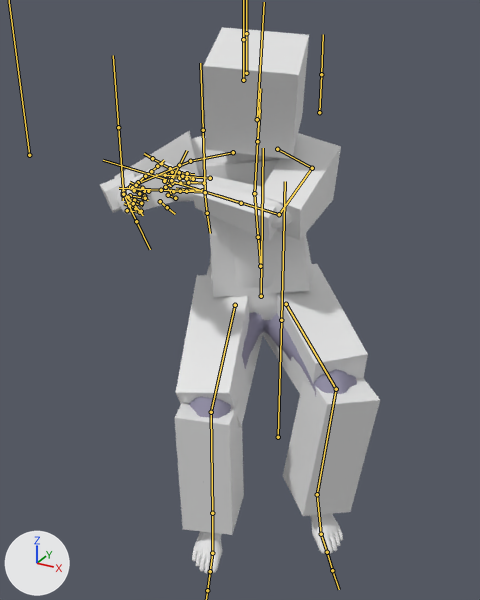
Two versions of the FBX model care-up/Assets/Resources/Models/patient.fbx, one commit apart.
Camera for both pictures: a 50 mm camera at (0.904, -1.952, 1.52) aimed at (0.027, -0.356, 0.722). Arrows for +X, +Y and +Z are at lower left; the lights stay in place. Both versions are drawn at frame 147 of the action 'pArmature|030_patientSit_showArm'; the numbers are the values there. The bones that bend it are drawn over the model as lines.

In view in the first picture: 'Head', 'LeftArm', 'LeftForeArm', 'LeftLeg', 'LeftUpLeg', 'Patient', 'RightArm', 'RightForeArm', 'RightLeg', 'RightUpLeg', 'Spine1'.
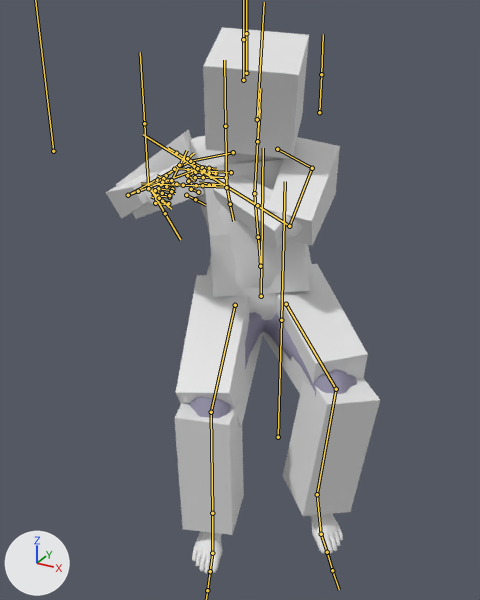
Where the change shows, as pixel boxes (x1, y1, x2, y2) in the pictures (480 x 600 px):
'Patient', posed: before (117, 136, 357, 574); after (144, 136, 357, 574)
'LeftArm', posed (11% narrower): before (258, 133, 341, 240); after (266, 137, 340, 246)
'LeftForeArm', posed: before (193, 175, 277, 242); after (213, 175, 286, 250)
'RightArm', posed (12% taller): before (115, 131, 200, 210); after (116, 130, 204, 219)
'RightForeArm', posed: before (100, 173, 135, 213); after (106, 172, 159, 219)
bone 'LeftArm', root to tip: before (312, 168) to (279, 214); after (312, 168) to (289, 226)
bone 'LeftForeArm', root to tip: before (279, 214) to (216, 195); after (289, 226) to (236, 192)
bone 'LeftHand', root to tip: before (202, 190) to (176, 188); after (225, 185) to (199, 182)
bone 'RightArm', root to tip: before (190, 161) to (123, 189); after (190, 161) to (128, 195)
bone 'RightForeArm', root to tip: before (123, 189) to (123, 192); after (128, 195) to (145, 188)
bone 'RightHand', root to tip: before (123, 193) to (128, 198); after (149, 187) to (156, 191)

The change, as a diff of the scene's bpy script:
```diff
--- a/care-up/Assets/Resources/Models/patient.fbx.py
+++ b/care-up/Assets/Resources/Models/patient.fbx.py
@@ bone_leftarm @@
 bone_leftarm = bpy.data.objects['pArmature'].pose.bones['LeftArm']  # child of 'LeftShoulder'
-bone_leftarm.rotation_quaternion = (0.754, 0.254, -0.023, 0.605)  # degrees (22, -20, 73)
+bone_leftarm.rotation_quaternion = (0.782, 0.31, 0.034, 0.54)  # degrees (33, -16, 64)
@@ bone_leftforearm @@
 bone_leftforearm = bpy.data.objects['pArmature'].pose.bones['LeftForeArm']  # child of 'LeftArm'
-bone_leftforearm.rotation_quaternion = (0.741, 0.104, -0.002, 0.664)  # degrees (9, -8, 83)
+bone_leftforearm.rotation_quaternion = (0.596, 0.124, -0.003, 0.794)  # degrees (8, -12, 105)
@@ bone_lefthand @@
 bone_lefthand = bpy.data.objects['pArmature'].pose.bones['LeftHand']  # child of 'LeftForeArm'
-bone_lefthand.rotation_quaternion = (0.818, 0.058, -0.57, -0.055)  # degrees (24, -68, -24)
+bone_lefthand.rotation_quaternion = (0.847, -0.008, -0.505, -0.168)  # degrees (18, -59, -32)
@@ bone_rightarm @@
 bone_rightarm = bpy.data.objects['pArmature'].pose.bones['RightArm']  # child of 'RightShoulder'
-bone_rightarm.rotation_quaternion = (0.953, 0.25, 0.164, 0.041)  # degrees (31, 17, 10)
+bone_rightarm.rotation_quaternion = (0.941, 0.297, 0.141, 0.085)  # degrees (37, 12, 14)
@@ bone_rightforearm @@
 bone_rightforearm = bpy.data.objects['pArmature'].pose.bones['RightForeArm']  # child of 'RightArm'
-bone_rightforearm.rotation_quaternion = (0.673, 0.113, 0.004, -0.731)  # degrees (8, 10, -94)
-bone_rightforearm.scale = (0.94, 1.06, 1.0)
+bone_rightforearm.rotation_quaternion = (0.53, 0.13, 0.006, -0.838)  # degrees (7, 13, -115)
+bone_rightforearm.scale = (0.96, 1.06, 1.0)
@@ bone_righthand @@
 bone_righthand = bpy.data.objects['pArmature'].pose.bones['RightHand']  # child of 'RightForeArm'
-bone_righthand.rotation_quaternion = (0.889, 0.115, 0.44, -0.059)  # degrees (15, 53, 0)
+bone_righthand.rotation_quaternion = (0.909, 0.063, 0.407, 0.064)  # degrees (14, 47, 14)
```
